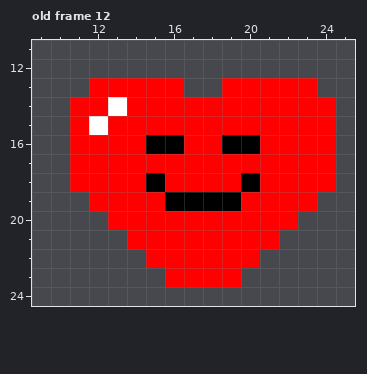
Two versions of one pixel-art file, Assets/Resources/new aseprite/ui/ui_hud/ui_hud_slots.aseprite. The first picture shows the starting point.
36x36 pixels, 21 frames. Shown: old frame 12: x 9..25, y 11..24.
The result:
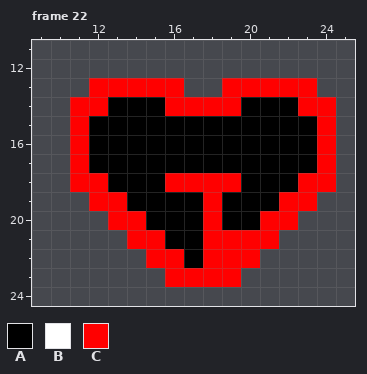
Palette (. is transparent): A #000000  B #ffffff  C #ff0000
A new or re-ordered frame is compared with the old frame closest to it.
From old to new:
frames 21 -> 22
--- frame 22 is new; against old frame 12
@@ x 9..25 @@
 13 ...CCCCC..CCCCC..
-14 ..CCBCCCCCCCCCCC.
-15 ..CBCCCCCCCCCCCC.
-16 ..CCCCAACCAACCCC.
-17 ..CCCCCCCCCCCCCC.
-18 ..CCCCACCCCACCCC.
-19 ...CCCCAAAACCCC..
-20 ....CCCCCCCCCC...
-21 .....CCCCCCCC....
-22 ......CCCCCC.....
+14 ..CCAAACCCCAAACC.
+15 ..CAAAAAAAAAAAAC.
+16 ..CAAAAAAAAAAAAC.
+17 ..CAAAAAAAAAAAAC.
+18 ..CCAAACCCCAAACC.
+19 ...CCAAAACAAACC..
+20 ....CCAAACAACC...
+21 .....CCAACCCC....
+22 ......CCACCC.....
 23 .......CCCC......
